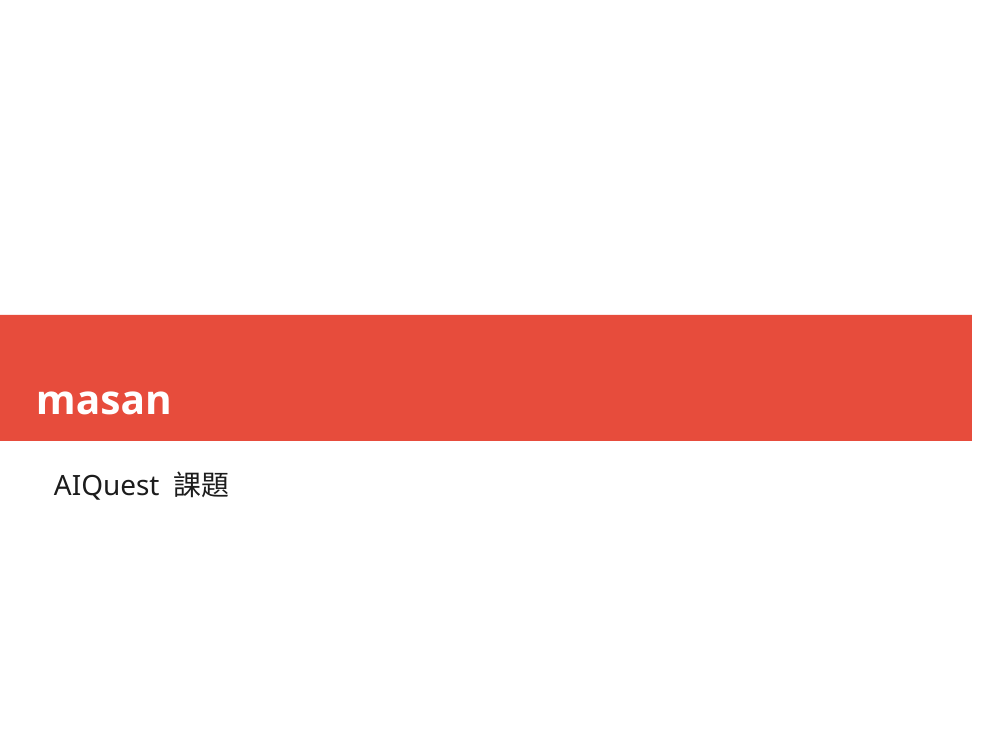
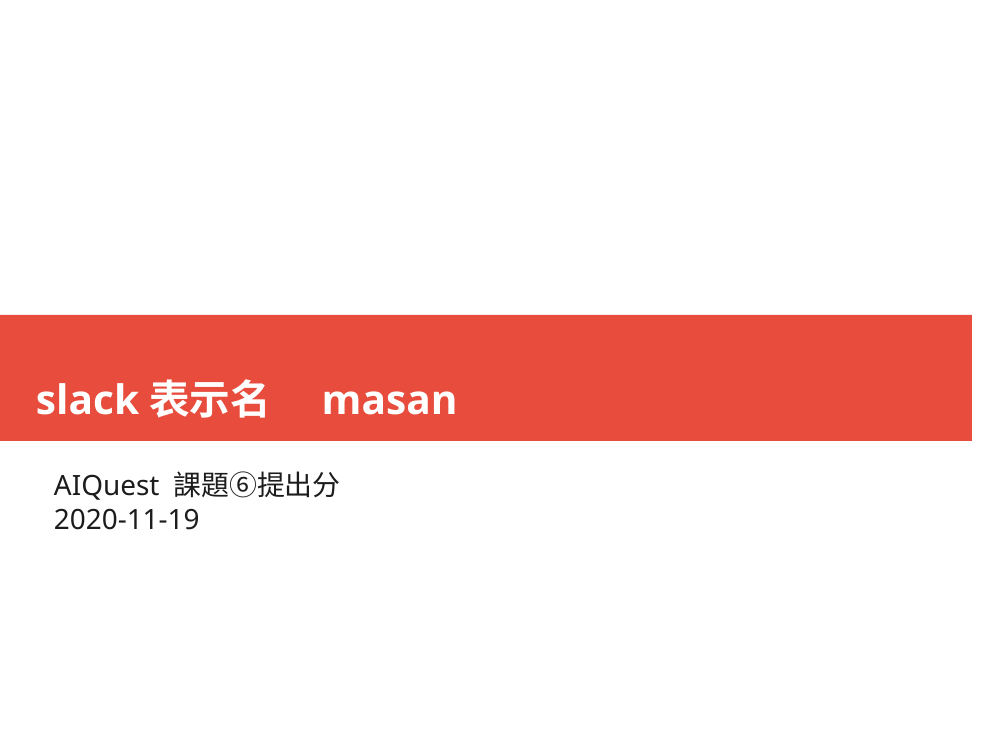
Before and after one commit to ducksfrogs/AIQuest, a slide deck: slide 1 of pbl01_2/docs/presen2.odp. Drawn at 1008x756 pixels with LibreOffice and Linux fonts; fonts in the diff are those of the drawing. Boxes give left, top, right and bottom in pixels: in the first picture for what was removed or moved away, otherwise in the second. Text is boxed around its words. In the diff, an @@ line names an element or a change of style, - is before the commit and + after.

```diff
--- a/pbl01_2/docs/presen2.odp
+++ b/pbl01_2/docs/presen2.odp
@@ title at [322,391,458,415]: text changed @@
-masan
+slack表示名 masan
@@ subtitle at [54,471,340,530]: text changed @@
-AIQuest 課題
+AIQuest 課題⑥提出分
+2020-11-19
```
Also in this commit, not shown: 1 other slide changed, 4 slides added, 1 slide removed, 3 other files.
